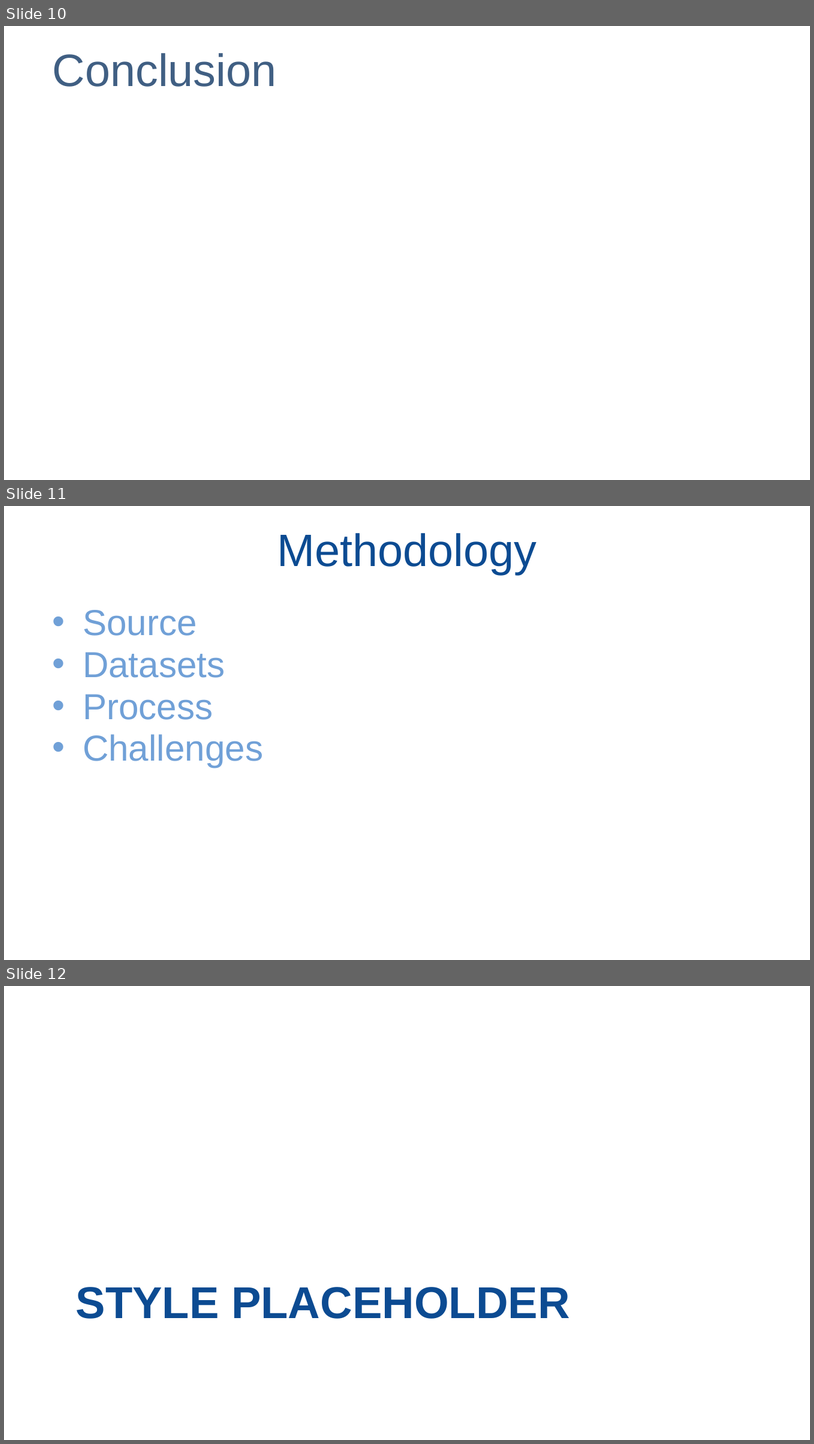
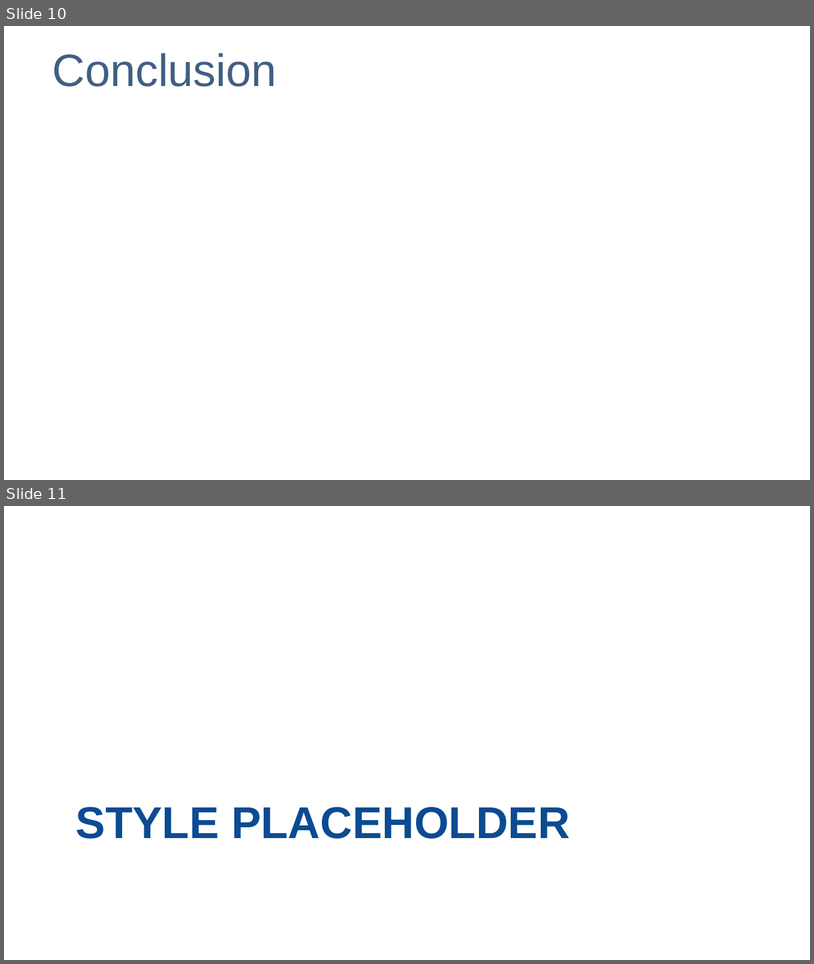
Before and after one commit to speedracer05/Covid_CalFresh, a slide deck: Presentation/Covid_CalFresh_v.01.pptx. Shown one above the other, each under a label of ours: slides 10, 11 and 12 before the commit, slides 10 and 11 after it. The pictures are 814x1444 and 814x964 pixels, drawn with LibreOffice and Linux fonts; fonts in the diff are those of the drawing. Boxes give left, top, right and bottom in pixels: in the first picture for what was removed or moved away, otherwise in the second. Text is boxed around its words. In the diff, an @@ line names an element or a change of style, - is before the commit and + after.

```diff
--- a/Presentation/Covid_CalFresh_v.01.pptx
+++ b/Presentation/Covid_CalFresh_v.01.pptx
@@ slide 11 removed at box(4, 506, 810, 960), background #FFFFFF @@
@@ title removed at box(278, 533, 537, 574) @@
-Methodology
@@ text removed at box(83, 610, 263, 767) @@
-• Source
-• Datasets
-• Process
-• Challenges
@@ what was slide 12 is now slide 11 @@
```
Also in this commit, not shown: 2 other files.
